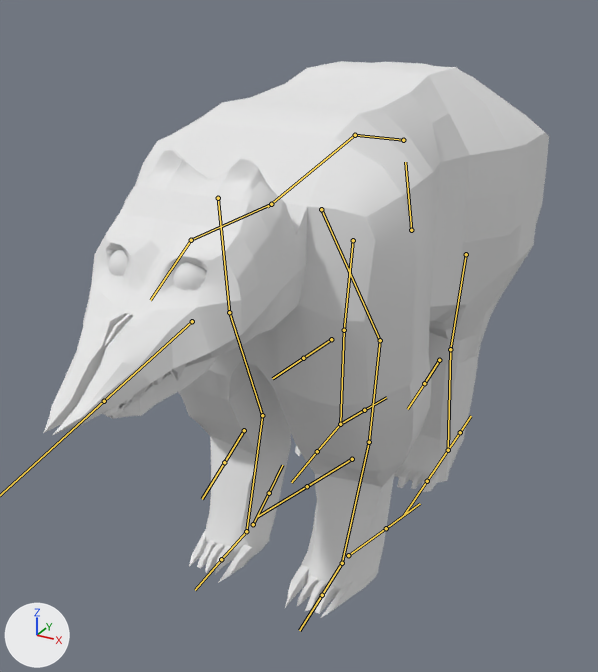
Two versions of the FBX model Assets/Animation/Bear animation.fbx, one commit apart.
Before and after are seen from a 50 mm lens placed at (2.69, -4.58, 4.22), pointed at (-0.13, 0.55, 1.66). Lighting does not change. The marker at lower left points along +X, +Y and +Z. The bones that bend it are drawn over the model as lines.

Objects in the first picture: 'freaky bear'.
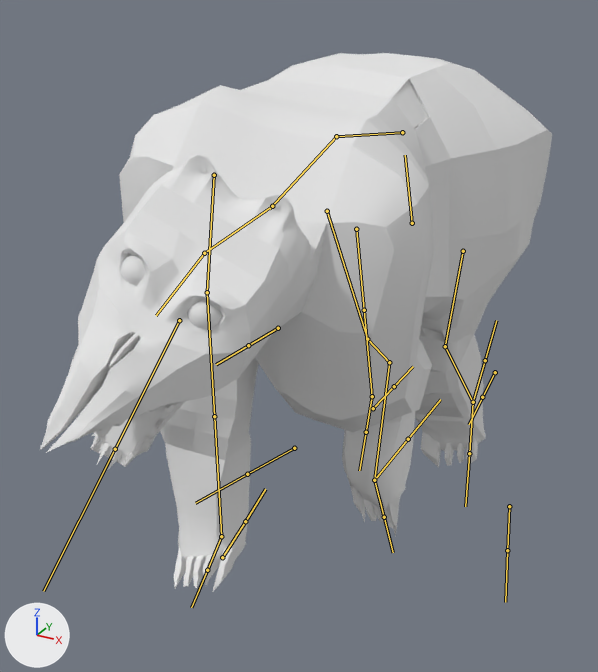
Commit message: adjust animation

The newer file adds an action. The first version stands in its rest pose; the second is drawn at frame 4 of the action 'Armature|Bear.Walk'.

What the commit changed:
Bone 'Pelvis' (bone_pelvis) moves from (0.0, 0.0, 0.0) to (0.0, 12.0, -4.0).
Bone 'Pelvis' (bone_pelvis) turns from (0, 0, 0) to (1, -8, 0) degrees about its own x, y and z.
Bone 'Spine.001' (bone_spine_001) turns from (0, 0, 0) to (4, 0, 1) degrees about its own x, y and z.
Bone 'Spine.002' (bone_spine_002) turns from (0, 0, 0) to (7, -6, -17) degrees about its own x, y and z.
Bone 'Pelvis.003' (bone_pelvis_003) turns from (0, 0, 0) to (4, -15, 3) degrees about its own x, y and z.
Bone 'Pelvis.004' (bone_pelvis_004) turns from (0, 0, 0) to (2, -4, 4) degrees about its own x, y and z.
Bone 'jaw' (bone_jaw) turns from (0, 0, 0) to (29, -3, -7) degrees about its own x, y and z.
Bone 'Shoulder.R' (bone_shoulder_r) moves from (0.0, 0.0, 0.0) to (-10.0, -26.0, 1.0).
Bone 'Leg.R' (bone_leg_r) turns from (0, 0, 0) to (-17, -24, -10) degrees about its own x, y and z.
Bone 'LowerLeg.R' (bone_lowerleg_r) turns from (0, 0, 0) to (31, 18, 26) degrees about its own x, y and z.
Bone 'Shoulder.R.003' (bone_shoulder_r_003) turns from (0, 0, 0) to (-2, 7, -11) degrees about its own x, y and z.
Bone 'Leg.L' (bone_leg_l) turns from (0, 0, 0) to (28, 9, -35) degrees about its own x, y and z.
Bone 'LowerLeg.L' (bone_lowerleg_l) turns from (0, 0, 0) to (-50, 10, 21) degrees about its own x, y and z.
Bone 'Shoulder.L.003' (bone_shoulder_l_003) turns from (0, 0, 0) to (94, 39, -3) degrees about its own x, y and z.
Bone 'BackLeg.R' (bone_backleg_r) turns from (0, 0, 0) to (-20, 0, -10) degrees about its own x, y and z.
Bone 'LowBackLeg.R' (bone_lowbackleg_r) turns from (0, 0, 0) to (10, -1, 10) degrees about its own x, y and z.
Bone 'leg.R.002' (bone_leg_r_002) turns from (0, 0, 0) to (-17, -7, 20) degrees about its own x, y and z.
Bone 'BackLeg.L' (bone_backleg_l) turns from (0, 0, 0) to (4, -11, 1) degrees about its own x, y and z.
Bone 'LowBackLeg.L' (bone_lowbackleg_l) turns from (0, 0, 0) to (-28, 7, 27) degrees about its own x, y and z.
Bone 'leg.L.002' (bone_leg_l_002) turns from (0, 0, 0) to (-9, 9, 7) degrees about its own x, y and z.
Bone 'FrontHeel_IK.R' (bone_frontheel_ik_r) moves from (0.0, 0.0, 0.0) to (-11.0, -81.0, -17.0).
Bone 'FrontHeel_IK.R' (bone_frontheel_ik_r) turns from (0, 0, 0) to (5, 11, 0) degrees about its own x, y and z.
Bone 'FrontHeel_IK.L' (bone_frontheel_ik_l) moves from (0.0, 0.0, 0.0) to (57.0, 80.0, 57.0).
Bone 'FrontHeel_IK.L' (bone_frontheel_ik_l) turns from (0, 0, 0) to (12, 13, -21) degrees about its own x, y and z.

Boxes (x1, y1, x2, y2) around the edits, measured in the pictures (598 x 672 px):
'freaky bear', posed: before (44, 61, 549, 618); after (39, 53, 552, 592)
bone 'Pelvis', root to tip: before (411, 230) to (405, 162); after (412, 223) to (405, 155)
bone 'Spine.001', root to tip: before (403, 140) to (355, 135); after (402, 132) to (336, 136)
bone 'Spine.002', root to tip: before (355, 135) to (267, 207); after (336, 136) to (269, 209)
bone 'Pelvis.003', root to tip: before (271, 204) to (191, 240); after (272, 206) to (204, 253)
bone 'Pelvis.004', root to tip: before (191, 240) to (150, 300); after (204, 253) to (156, 315)
bone 'jaw', root to tip: before (192, 321) to (104, 401); after (179, 320) to (115, 449)
bone 'Shoulder.R', root to tip: before (218, 198) to (229, 312); after (214, 175) to (207, 292)
bone 'Leg.R', root to tip: before (229, 312) to (262, 415); after (207, 292) to (214, 416)
bone 'LowerLeg.R', root to tip: before (262, 415) to (246, 531); after (214, 416) to (221, 536)
bone 'Shoulder.R.003', root to tip: before (246, 531) to (221, 559); after (221, 536) to (207, 570)
bone 'Leg.L', root to tip: before (380, 340) to (369, 442); after (367, 339) to (389, 362)
bone 'LowerLeg.L', root to tip: before (369, 442) to (342, 563); after (389, 362) to (374, 480)
bone 'Shoulder.L.003', root to tip: before (342, 563) to (322, 595); after (374, 480) to (384, 517)
bone 'BackLeg.R', root to tip: before (353, 240) to (344, 330); after (356, 229) to (364, 310)
bone 'LowBackLeg.R', root to tip: before (344, 330) to (340, 424); after (364, 310) to (372, 396)
bone 'leg.R.002', root to tip: before (340, 424) to (317, 451); after (372, 396) to (366, 432)
bone 'BackLeg.L', root to tip: before (466, 254) to (450, 349); after (463, 251) to (445, 346)
bone 'LowBackLeg.L', root to tip: before (450, 349) to (448, 450); after (445, 346) to (473, 402)
bone 'leg.L.002', root to tip: before (448, 450) to (427, 481); after (473, 402) to (469, 453)
bone 'FrontHeel_IK.R', root to tip: before (253, 524) to (269, 493); after (222, 557) to (245, 521)
bone 'FrontHeel_IK.L', root to tip: before (348, 555) to (386, 528); after (374, 480) to (408, 439)
